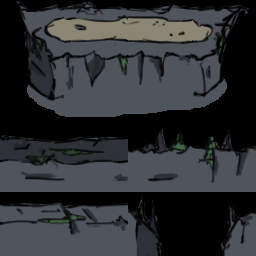
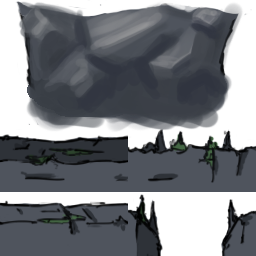
Two versions of the same layered image (w=256, h=256). Layer-by-layer changes:
added layer "Colors copy 2" above "Colors copy" over [0, 0, 256, 256]
hid "Colors" over [0, 0, 256, 256]
hid "Background" over [0, 0, 256, 256]
